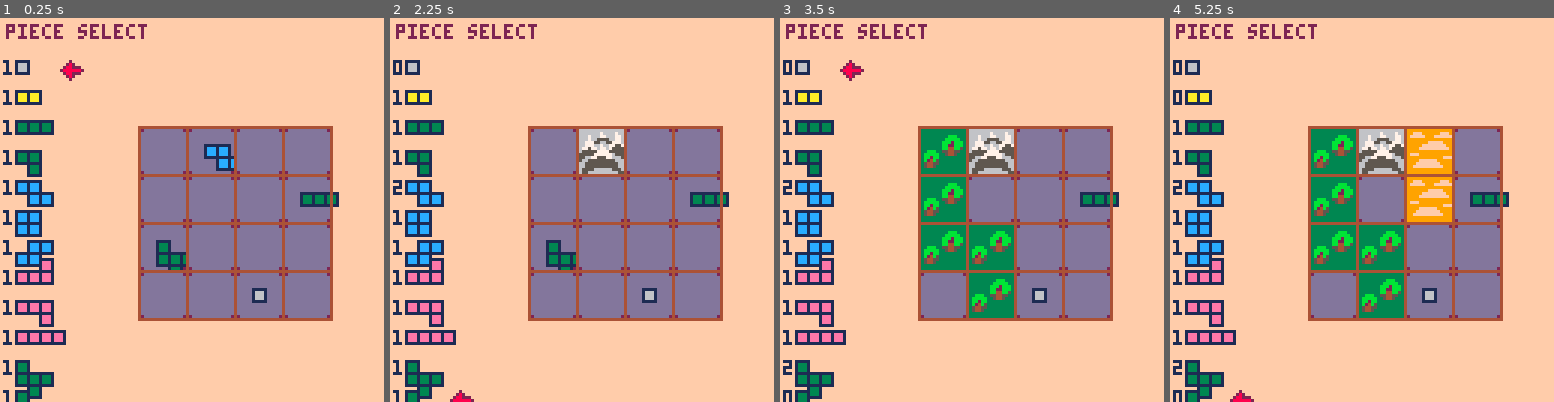
Above: before the commit, frames 1-4 (left to right).
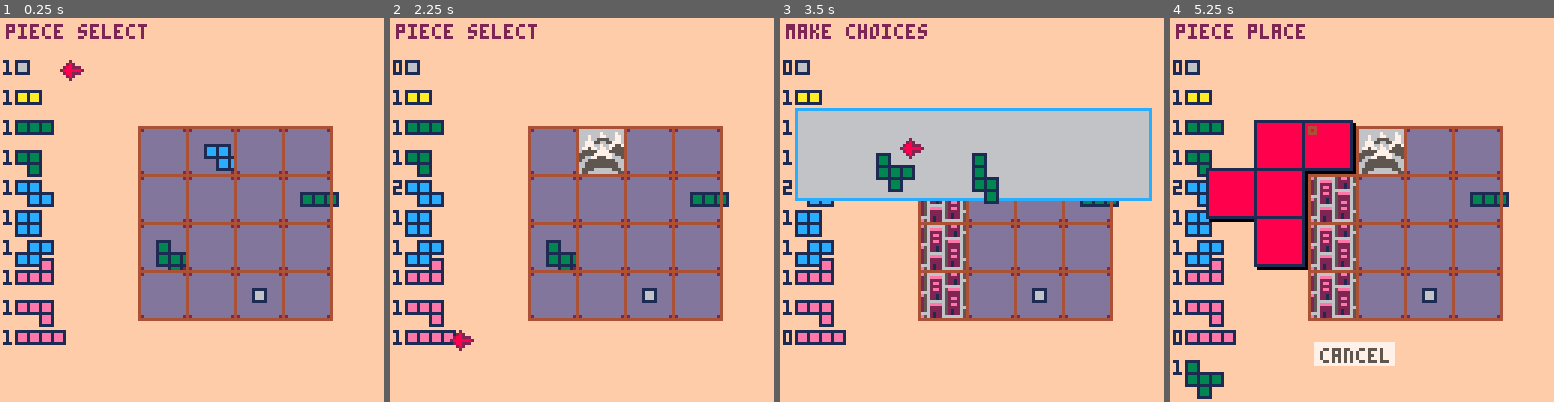
Above: after the commit, the same moments.

Repository: m-r-hunt/Pico-8-Carts
Game: PICO-8 cartridge bprk.p8
Same seed, same stepped clock (60 frames per second), same inputs: the game is played once before the commit and once after it.
Inputs:
- Up to frame 1 (0.25 s): no input
- Up to frame 2 (2.25 s): tap X (X key) at 0.33, 1.07, 1.85 s; tap O (Z key) at 0.7, 1.7, 2.1 s; hold Right 1.6-2.1 s; hold Up from 2.15 s (still down)
- Up to frame 3 (3.5 s): release Up at 2.42 s; hold Right 2.47-3.03 s; tap O (Z key) at 2.5, 2.9, 3.3 s; tap X (X key) at 2.97 s; hold Left from 3.08 s (still down)
- Up to frame 4 (5.25 s): release Left at 3.58 s; hold Down 3.63-3.97 s; tap O (Z key) every 0.4 s from 3.7 to 4.9 s; hold Right 4.02-4.68 s; tap X (X key) at 4.08, 5.2 s; hold Up 4.73-5.03 s; hold Left from 5.08 s (still down)

The runs differ from the first frame. In frame 1, 0.8% of the frame differs, in the area x 0-15%, y 89-100%; in frame 2, 1.1%; in frame 3, 30%, in the area x 0-97%, y 1-100%; in frame 4, 20%.

Commit message:
Start on improving UI

Diff:
--- a/bprk.p8
+++ b/bprk.p8
@@ -25,6 +25,7 @@
 shorts={1,2}
 mids={3,4}
 longs={5,6,7,8,9,10}
+regpend=10
 vlongs={11,12}
 available_vlongs={11,12}
 
@@ -72,8 +73,11 @@
 end
 
 function _init()
-	for i=1,#piece_defs do
+	for i=1,regpend do
 		piece_pool[i]=1
+	end
+	for i=regpend+1,#piece_defs do
+	 piece_pool[i]=0
 	end
 	new_board()
 end
@@ -91,8 +95,17 @@
 function update_piece_select()
 	if btnp(2) then
 		selected_piece-=1
+ 	if selected_piece<=0 then
+  	selected_piece+=#piece_pool
+  end
+	 while selected_piece>9 and piece_pool[selected_piece]==0 do
+	  selected_piece-=1
+	 end
  elseif btnp(3) then
   selected_piece+=1
+  while selected_piece<=#piece_pool and piece_pool[selected_piece]==0 do
+   selected_piece+=1
+  end
  end
  if selected_piece<=0 then
   selected_piece+=#piece_pool
@@ -315,13 +328,24 @@
 function _draw()
  cls(15)
  print(mode,2,2,2)
- for i=1,#piece_pool do
+ for i=1,regpend do
   local ybase=10*(i)+4
  	draw_piece_preview(i,5,ybase)
  	print(piece_pool[i],1,ybase)
  	if i==selected_piece and mode=="piece select" then
  		spr(2,20,ybase)
  	end
+ end
+ local ybase=10*(regpend+1)+4
+ for i=regpend+1,#piece_pool do
+  if piece_pool[i]>0 then
+ 		draw_piece_preview(i,5,ybase)
+ 		print(piece_pool[i],1,ybase)
+ 		if i==selected_piece and mode=="piece select" then
+ 			spr(2,20,ybase)
+ 		end
+ 		ybase+=10
+  end
  end
  for y=1,4 do
  	for x=1,4 do
Not shown, changed: 130 lines of the sprite sheet (__gfx__) section of bprk.p8
Not shown, changed: the thumbnail (__label__) section of bprk.p8
